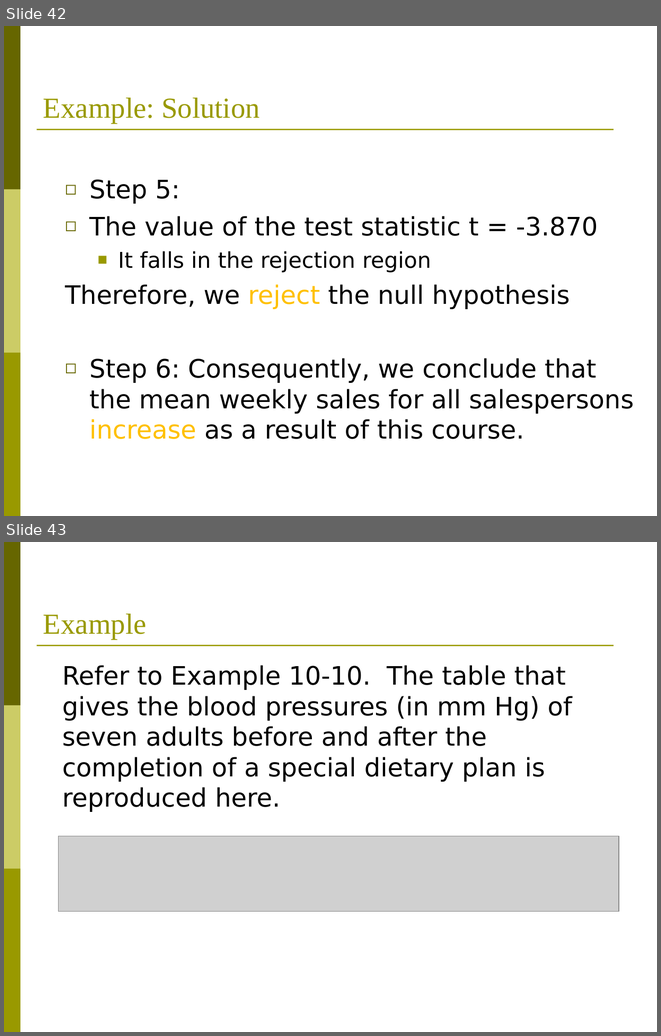
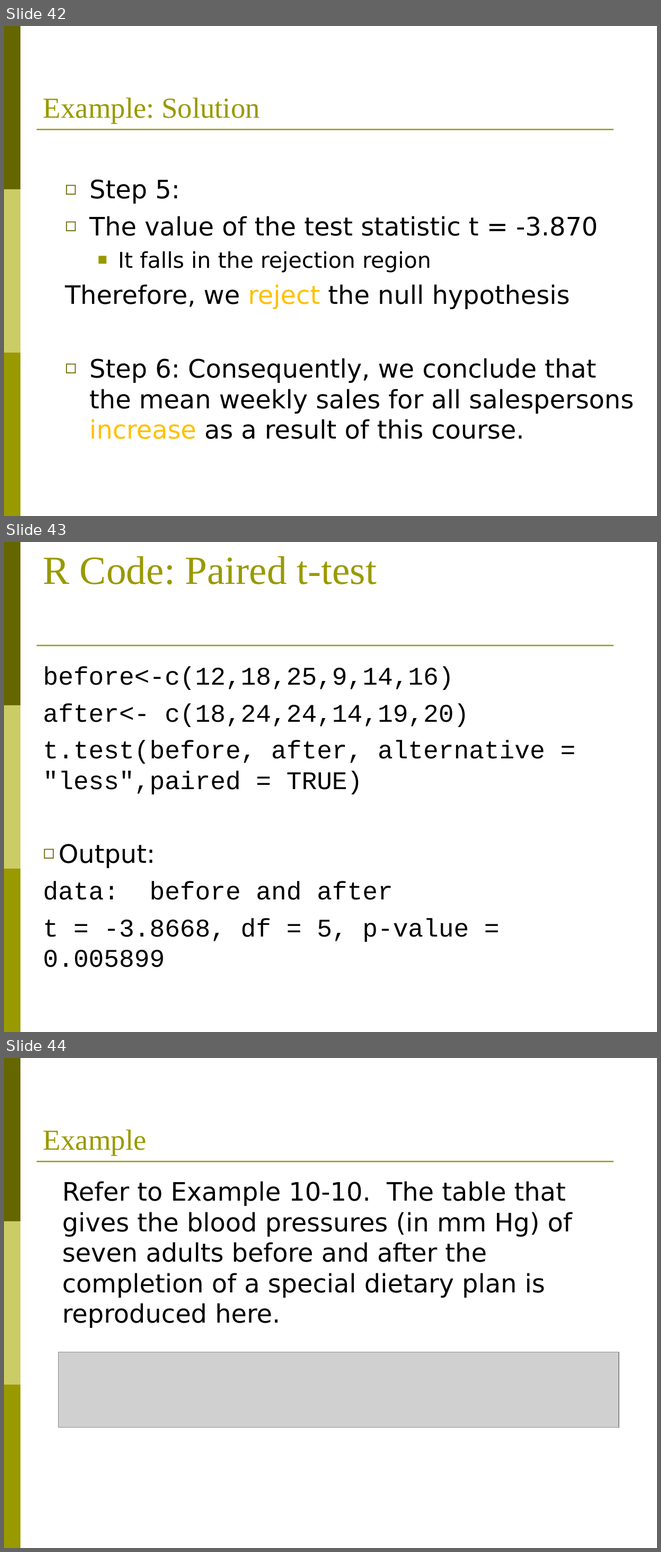
Before and after one commit to HossainPieas/EWU-MS-DSA, a slide deck: Semester 1/DSA503_Statistical Inference/Presentations/L08_9_Two_means.ppt. Shown one above the other, each under a label of ours: slides 42 and 43 before the commit, slides 42, 43 and 44 after it. The pictures are 661x1036 and 661x1552 pixels, drawn with LibreOffice and Linux fonts; fonts in the diff are those of the drawing; grey boxes stand for pictures. Boxes give left, top, right and bottom in pixels: in the first picture for what was removed or moved away, otherwise in the second. Text is boxed around its words. In the diff, an @@ line names an element or a change of style, - is before the commit and + after.

```diff
--- a/Semester 1/DSA503_Statistical Inference/Presentations/L08_9_Two_means.ppt
+++ b/Semester 1/DSA503_Statistical Inference/Presentations/L08_9_Two_means.ppt
@@ slide 43 added at <box>4,542,657,1032</box>, background #FFFFFF; not listed: 4 template elements that a slide beside it also shows @@
@@ title added at <box>43,556,377,584</box>, 44 pt, text #999900 @@
+R Code: Paired t-test
@@ text added at <box>43,667,545,967</box>, 28 pt, text #000000 @@
+before<-c(12,18,25,9,14,16)
+after<- c(18,24,24,14,19,20)
+t.test(before, after, alternative = "less",paired = TRUE)
+◻ Output:
+data: before and after
+t = -3.8668, df = 5, p-value = 0.005899
@@ what was slide 43 is now slide 44 @@
```
Also in this commit, not shown: 2 other files.
